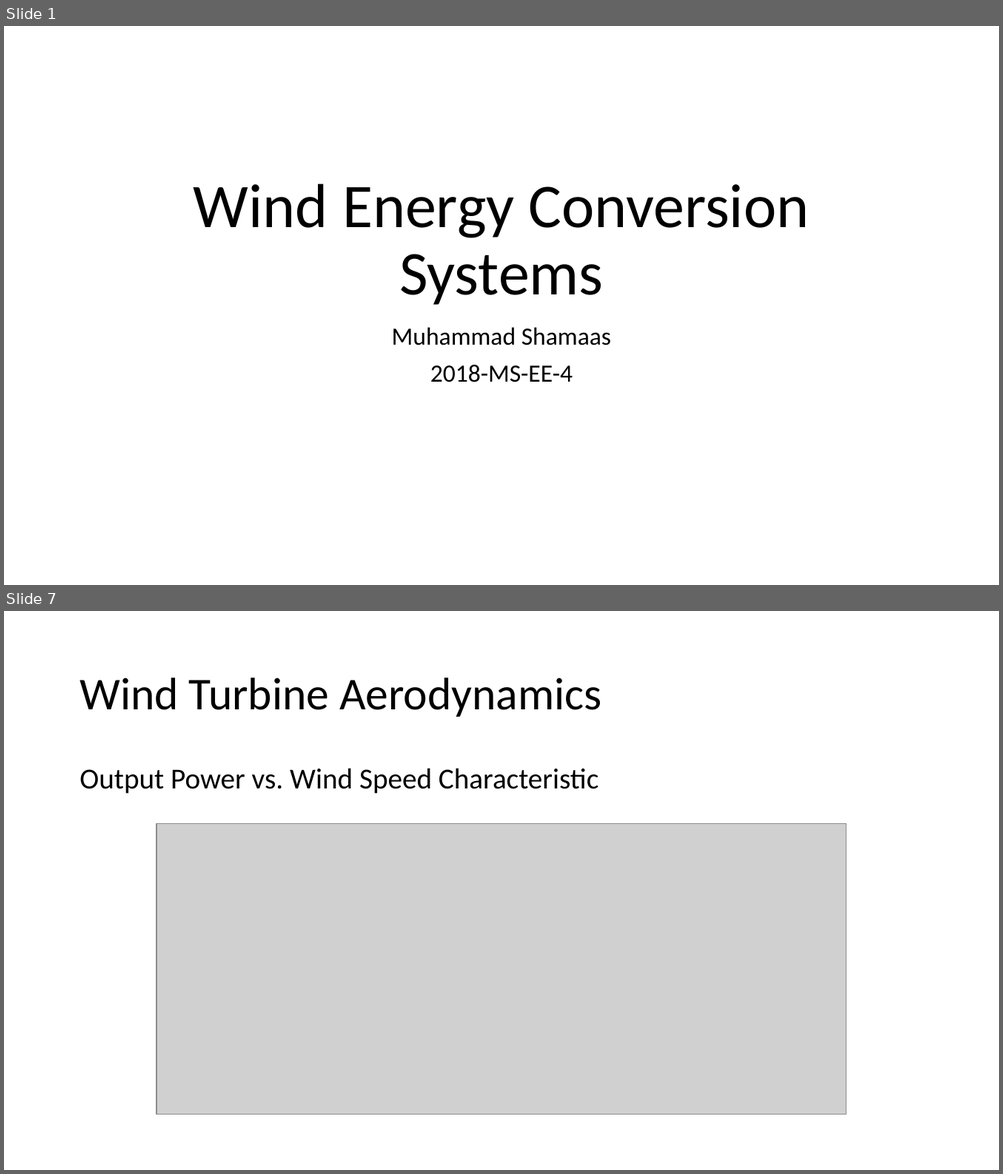
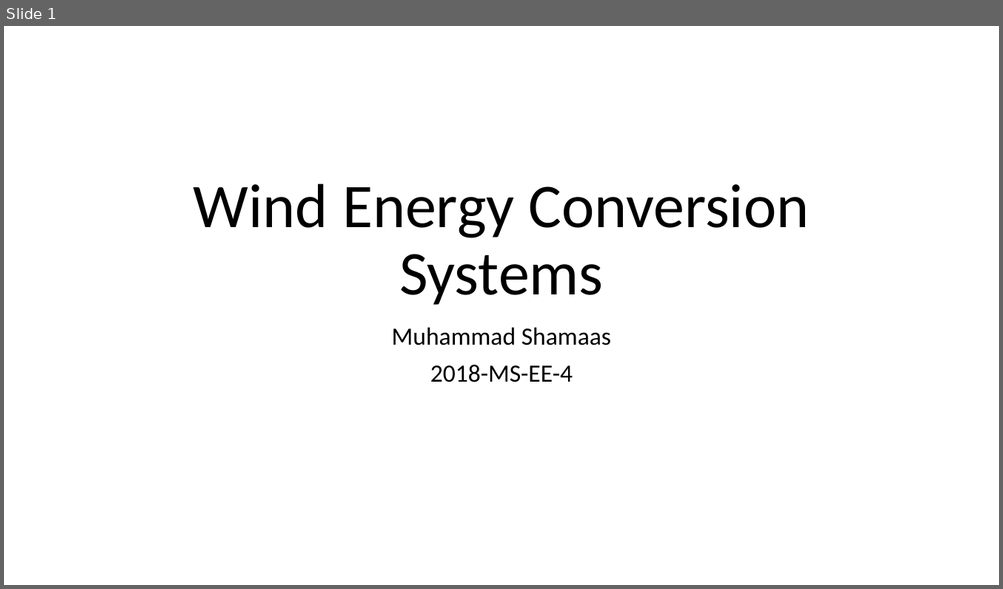
Before and after one commit to MuhammadShamaas1997/Electrical-Engineering, a slide deck: Wind Energy Conversion Systems/WECS.pptx. Shown one above the other, each under a label of ours: slides 1 and 7 before the commit, slide 1 after it; the slides between them are not shown. The pictures are 1003x1174 and 1003x589 pixels, drawn with LibreOffice and Linux fonts; fonts in the diff are those of the drawing; grey boxes stand for pictures. Boxes give left, top, right and bottom in pixels: in the first picture for what was removed or moved away, otherwise in the second. Text is boxed around its words. In the diff, an @@ line names an element or a change of style, - is before the commit and + after.

```diff
--- a/Wind Energy Conversion Systems/WECS.pptx
+++ b/Wind Energy Conversion Systems/WECS.pptx
@@ slide 7 removed at bbox=[4, 611, 999, 1170], background #FFFFFF @@
@@ title removed at bbox=[79, 678, 602, 717] @@
-Wind Turbine Aerodynamics
@@ text removed at bbox=[79, 768, 598, 794] @@
-Output Power vs. Wind Speed Characteristic
@@ picture removed at bbox=[156, 823, 846, 1116] @@
```
Also in this commit, not shown: 9 slides changed, 1 slide added, 1 other slide removed, 1 other file.
